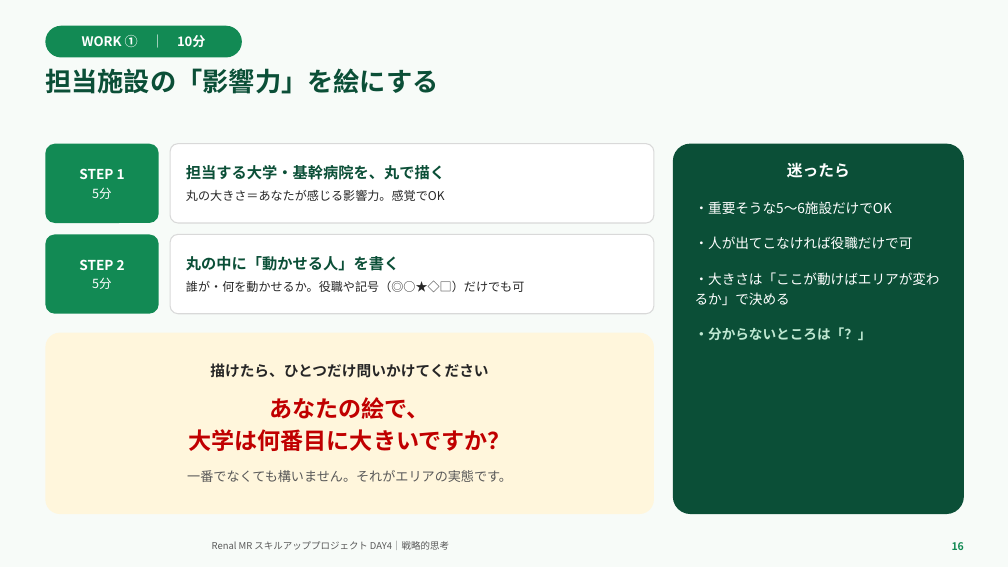
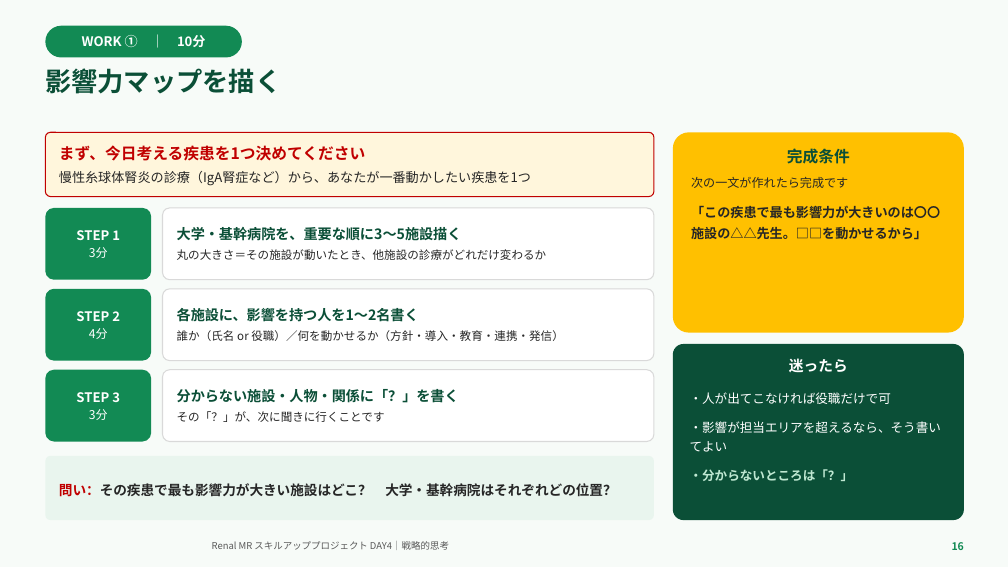
Before and after one commit to TAKUYA-1187/Claude, a slide deck: slide 16 of novartis_training/DAY4_ちょっと分かるだけで世界が変わる.pptx. Drawn at 1008x567 pixels with LibreOffice and Linux fonts; fonts in the diff are those of the drawing; background and template pictures are left out. Boxes give left, top, right and bottom in pixels: in the first picture for what was removed or moved away, otherwise in the second. Text is boxed around its words. In the diff, an @@ line names an element or a change of style, - is before the commit and + after.

```diff
--- a/novartis_training/DAY4_ちょっと分かるだけで世界が変わる.pptx
+++ b/novartis_training/DAY4_ちょっと分かるだけで世界が変わる.pptx
@@ text at <box>45,68,281,94</box>: text changed @@
-担当施設の「影響力」を絵にする
+影響力マップを描く
@@ rounded rectangle added at <box>45,132,654,197</box>, fill #FFF6DC, outline #C00000 1 pt, 12.5 pt, text #262626 @@
+まず、今日考える疾患を1つ決めてください
+慢性糸球体腎炎の診療（IgA腎症など）から、あなたが一番動かしたい疾患を1つ
@@ rounded rectangle added at <box>673,132,964,333</box>, fill #FFC000, 12.5 pt, text #262626, bold @@
+完成条件
+次の一文が作れたら完成です
+「この疾患で最も影響力が大きいのは〇〇施設の△△先生。□□を動かせるから」
@@ rounded rectangle "STEP 1": place and size @@
-rounded rectangle "STEP 1" at <box>45,144,159,223</box>
+rounded rectangle "STEP 1" at <box>45,208,151,280</box>
@@ rounded rectangle "大学・基幹病院を、重要な順に3〜5施設描く": place and size @@
-rounded rectangle "大学・基幹病院を、重要な順に3〜5施設描く" at <box>170,144,654,223</box>
+rounded rectangle "大学・基幹病院を、重要な順に3〜5施設描く" at <box>163,208,654,280</box>
@@ text in rounded rectangle at <box>695,201,892,214</box>: paragraph removed @@
-・重要そうな5〜6施設だけでOK
@@ text in rounded rectangle at <box>76,230,120,240</box>: size 13 to 12.5 pt in "STEP 1"; less space between paragraphs @@
@@ rounded rectangle removed at <box>170,234,654,314</box> @@
-丸の中に「動かせる人」を書く
-誰が・何を動かせるか。役職や記号（◎○★◇□）だけでも可
@@ text in rounded rectangle at <box>177,227,547,260</box>: text changed; size 11.5 to 11 pt @@
-担当する大学・基幹病院を、丸で描く
-丸の大きさ＝あなたが感じる影響力。感覚でOK
+大学・基幹病院を、重要な順に3〜5施設描く
+丸の大きさ＝その施設が動いたとき、他施設の診療がどれだけ変わるか
@@ text in rounded rectangle at <box>89,247,108,258</box>: text changed; size 12 to 11.5 pt @@
-5分
+3分
@@ rounded rectangle "STEP 2": place and size @@
-rounded rectangle "STEP 2" at <box>45,234,159,314</box>
+rounded rectangle "STEP 2" at <box>45,289,151,361</box>
@@ rounded rectangle "各施設に、影響を持つ人を1〜2名書く": place and size @@
-rounded rectangle "各施設に、影響を持つ人を1〜2名書く" at <box>45,333,654,514</box>
+rounded rectangle "各施設に、影響を持つ人を1〜2名書く" at <box>163,289,654,361</box>
@@ rounded rectangle "各施設に、影響を持つ人を1〜2名書く" at <box>163,289,654,361</box>: fill #FFF6DC to #FFFFFF; outline none to #D9D9D9 1 pt; proportions changed @@
@@ text in rounded rectangle at <box>76,311,120,321</box>: size 13 to 12.5 pt in "STEP 2"; less space between paragraphs @@
@@ text in rounded rectangle at <box>89,328,108,339</box>: text changed; size 12 to 11.5 pt @@
-5分
+4分
@@ text in rounded rectangle at <box>177,308,564,341</box>: text changed; size 12.5 to 11 pt; text colour #595959 to #262626; bold off @@
-描けたら、ひとつだけ問いかけてください
-あなたの絵で、
-大学は何番目に大きいですか？
-一番でなくても構いません。それがエリアの実態です。
+各施設に、影響を持つ人を1〜2名書く
+誰か（氏名 or 役職）／何を動かせるか（方針・導入・教育・連携・発信）
@@ rounded rectangle "迷ったら": place and size @@
-rounded rectangle "迷ったら" at <box>673,144,964,514</box>
+rounded rectangle "迷ったら" at <box>673,344,964,520</box>
@@ text in rounded rectangle at <box>690,358,892,481</box>: size 15 to 14 pt in "迷ったら"; size 13 to 12 pt in "・人が出てこなければ役職だけで可", "・分からないところは「？」"; less space between paragraphs @@
@@ rounded rectangle added at <box>45,370,151,442</box>, fill #128A54, 12.5 pt, text #FFFFFF, bold @@
+STEP 3
+3分
@@ rounded rectangle added at <box>163,370,654,442</box>, fill #FFFFFF, outline #D9D9D9 1 pt, 13.5 pt, text #0B4F37, bold @@
+分からない施設・人物・関係に「？」を書く
+その「？」が、次に聞きに行くことです
@@ text in rounded rectangle at <box>690,421,941,452</box>: text changed; size 13 to 12 pt @@
-・大きさは「ここが動けばエリアが変わるか」で決める
+・影響が担当エリアを超えるなら、そう書いてよい
@@ rounded rectangle added at <box>45,456,654,520</box>, fill #E9F5EE, 13 pt, text #262626, bold @@
+問い：その疾患で最も影響力が大きい施設はどこ？ 大学・基幹病院はそれぞれどの位置？
```
Also in this commit, not shown: 19 other slides changed, 1 slide added, 2 other files.
